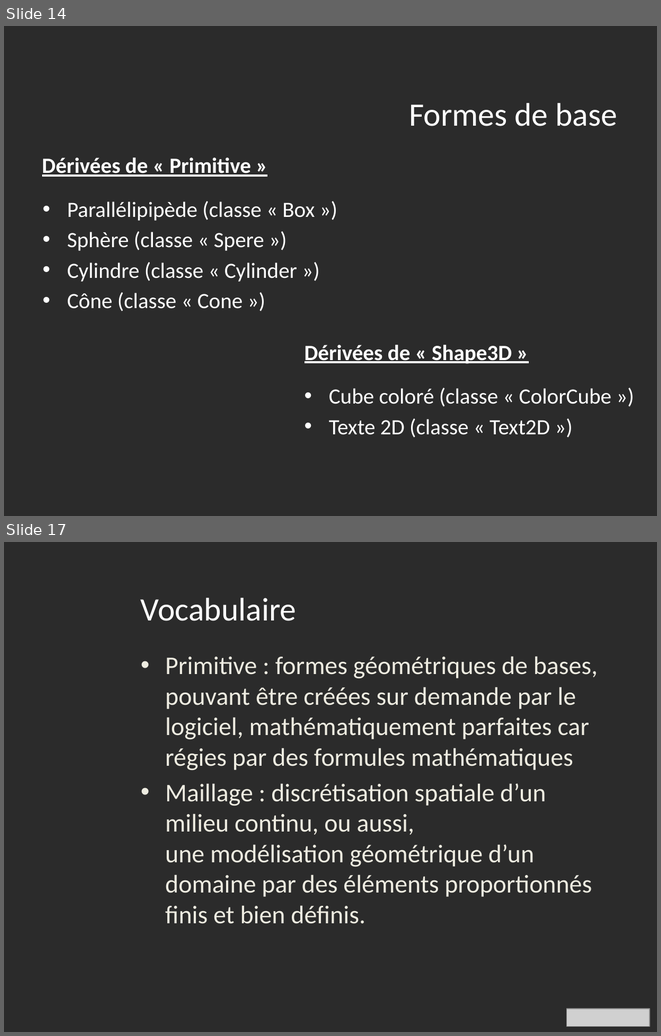
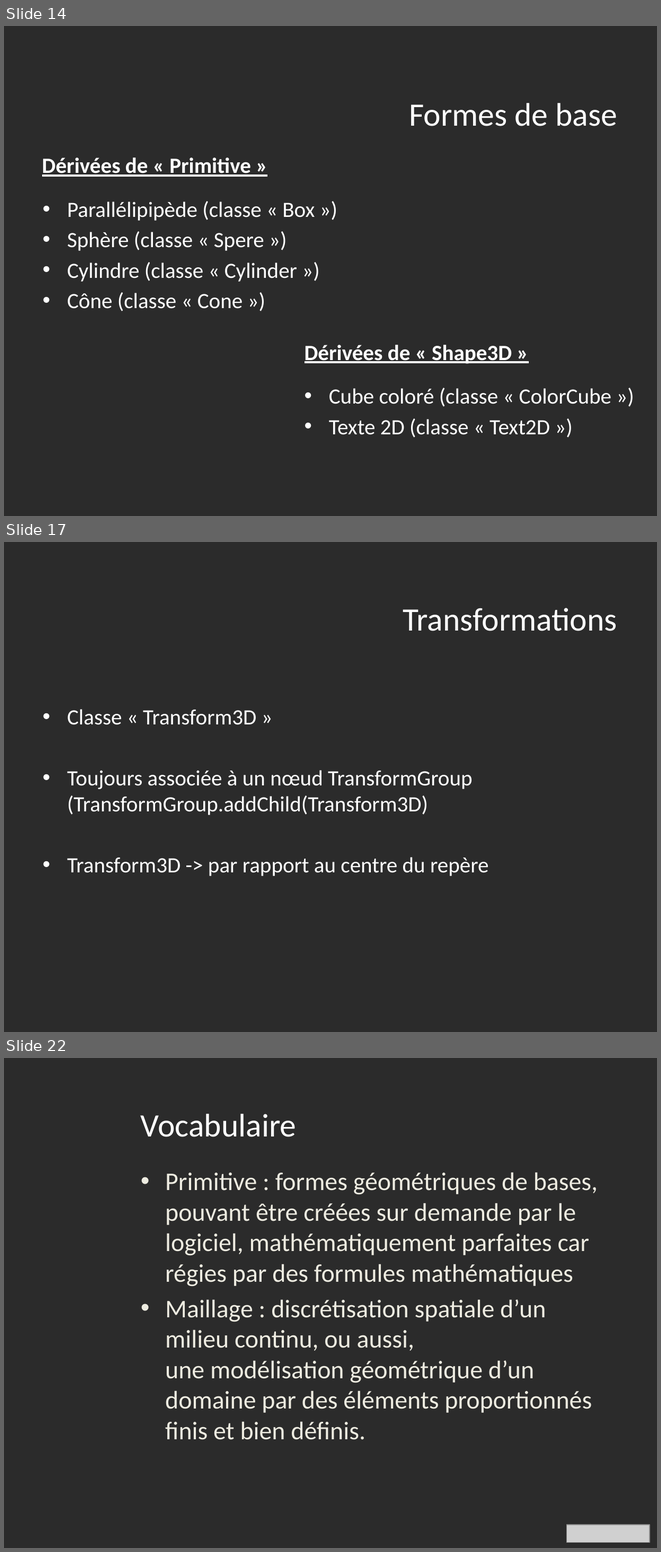
Before and after one commit to IlsanS/Math3D, a slide deck: powerpoint/Présentation1_Ben.pptx. Shown one above the other, each under a label of ours: slides 14 and 17 before the commit, slides 14, 17 and 22 after it; the slides between them are not shown. The pictures are 661x1036 and 661x1552 pixels, drawn with LibreOffice and Linux fonts; fonts in the diff are those of the drawing; grey boxes stand for pictures; background and template pictures are left out; a plain dark background stands for a picture behind light text. Boxes give left, top, right and bottom in pixels: in the first picture for what was removed or moved away, otherwise in the second. Text is boxed around its words. In the diff, an @@ line names an element or a change of style, - is before the commit and + after.

```diff
--- a/powerpoint/Présentation1_Ben.pptx
+++ b/powerpoint/Présentation1_Ben.pptx
@@ slide 17 added at box(4, 542, 657, 1032), background picture (left out) @@
@@ title added at box(403, 608, 617, 631), 36 pt, text #FFFFFF @@
+Transformations
@@ text added at box(67, 709, 488, 876), 24 pt, text #FFFFFF @@
+• Classe « Transform3D »
+• Toujours associée à un nœud TransformGroup (TransformGroup.addChild(Transform3D)
+• Transform3D -> par rapport au centre du repère
@@ what was slide 17 is now slide 22 @@
```
Also in this commit, not shown: 1 slide changed, 4 other slides added, 2 other files.
